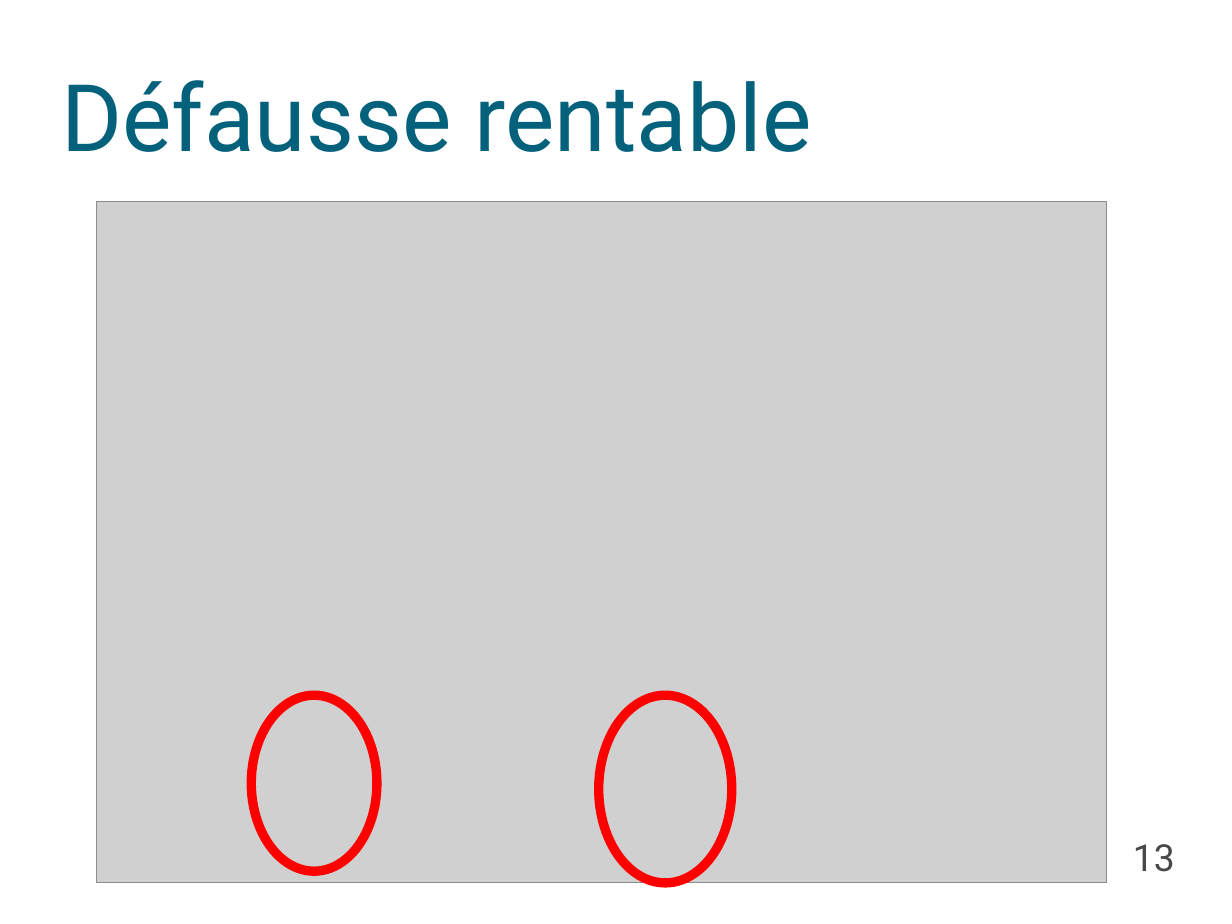
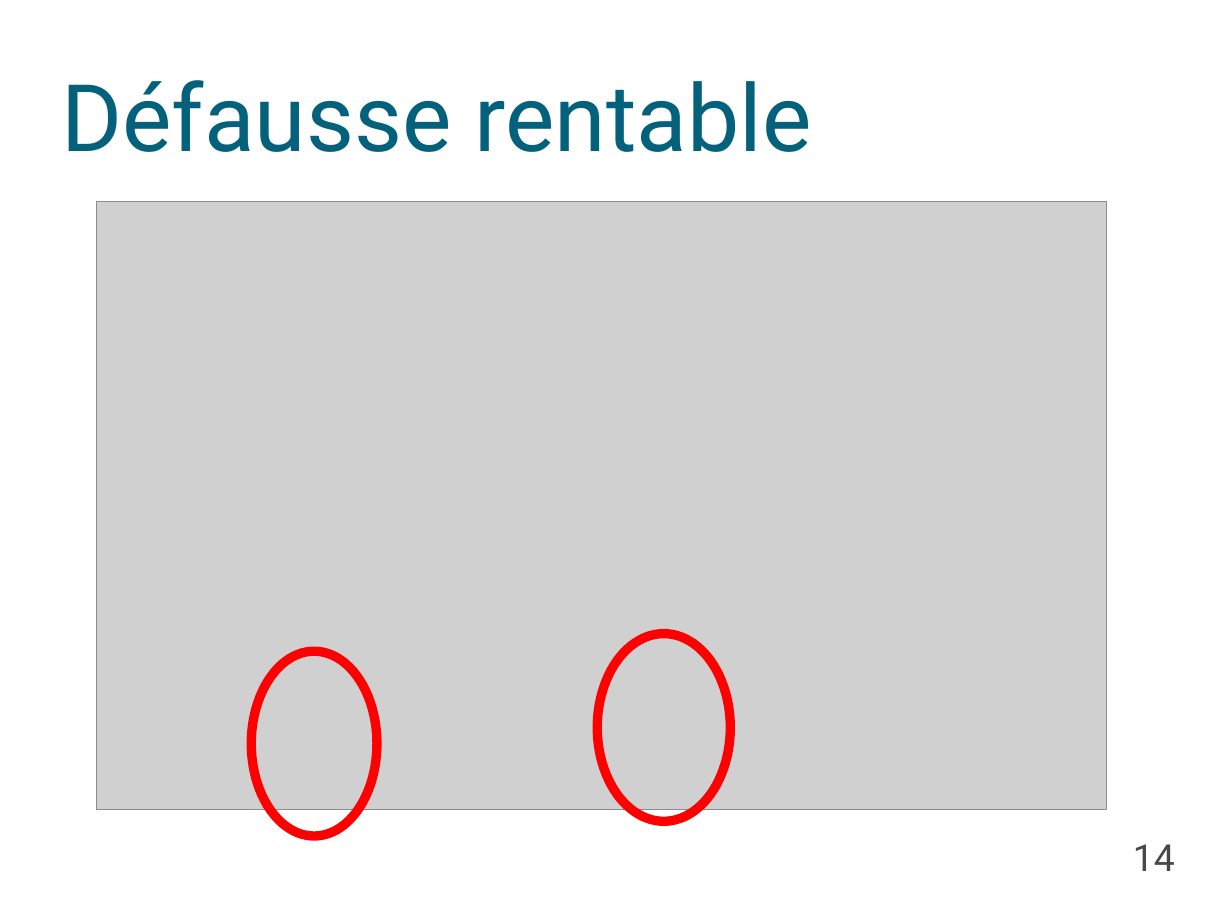
Before and after one commit to Triw-12/hanamikoji_solve, a slide deck: slide 14 of diaporama/Règles.odp (slide 13 before the commit). Drawn at 1232x924 pixels with LibreOffice and Linux fonts; fonts in the diff are those of the drawing; grey boxes stand for pictures; background and template pictures are left out. Boxes give left, top, right and bottom in pixels: in the first picture for what was removed or moved away, otherwise in the second. Text is boxed around its words. In the diff, an @@ line names an element or a change of style, - is before the commit and + after.

```diff
--- a/diaporama/Règles.odp
+++ b/diaporama/Règles.odp
@@ picture: place and size @@
-picture at (96, 202, 1107, 883)
+picture at (96, 202, 1107, 811)
@@ ellipse: place and size @@
-ellipse at (252, 695, 377, 871)
+ellipse at (252, 652, 377, 836)
@@ ellipse: place and size @@
-ellipse at (599, 695, 732, 883)
+ellipse at (597, 634, 730, 822)
@@ page number at (1133, 844, 1175, 871): text changed @@
-13
+14
```
Also in this commit, not shown: 4 other slides changed, 10 slides added, 3 other files.
